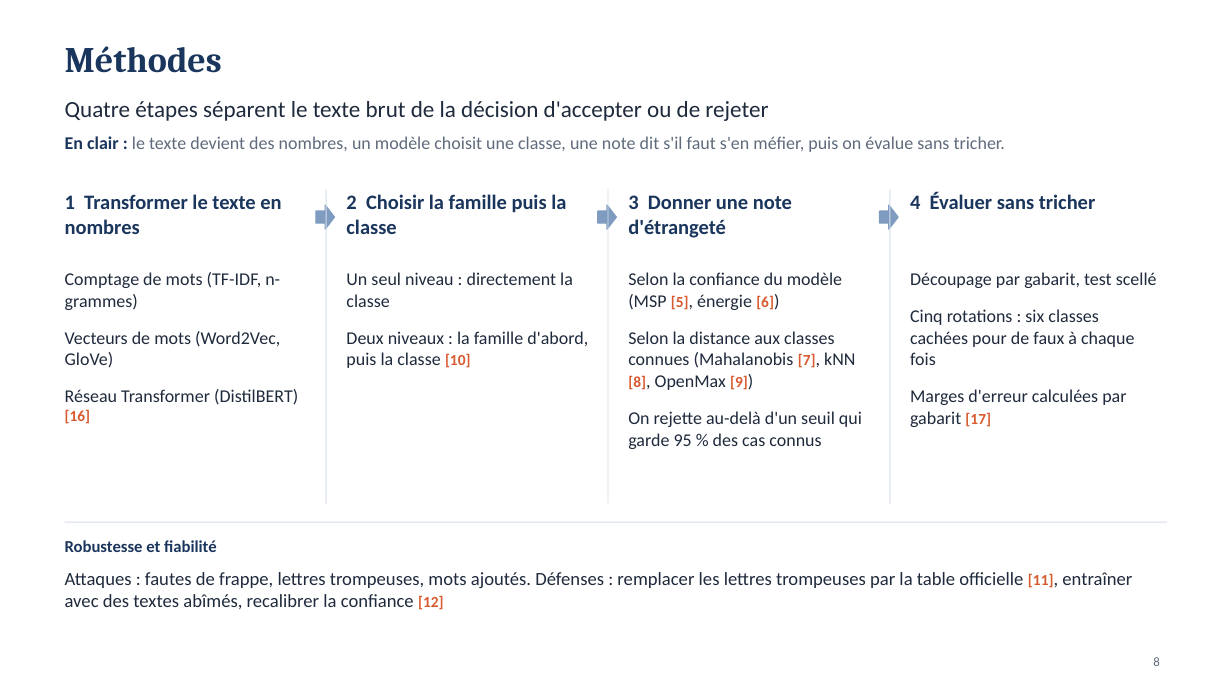
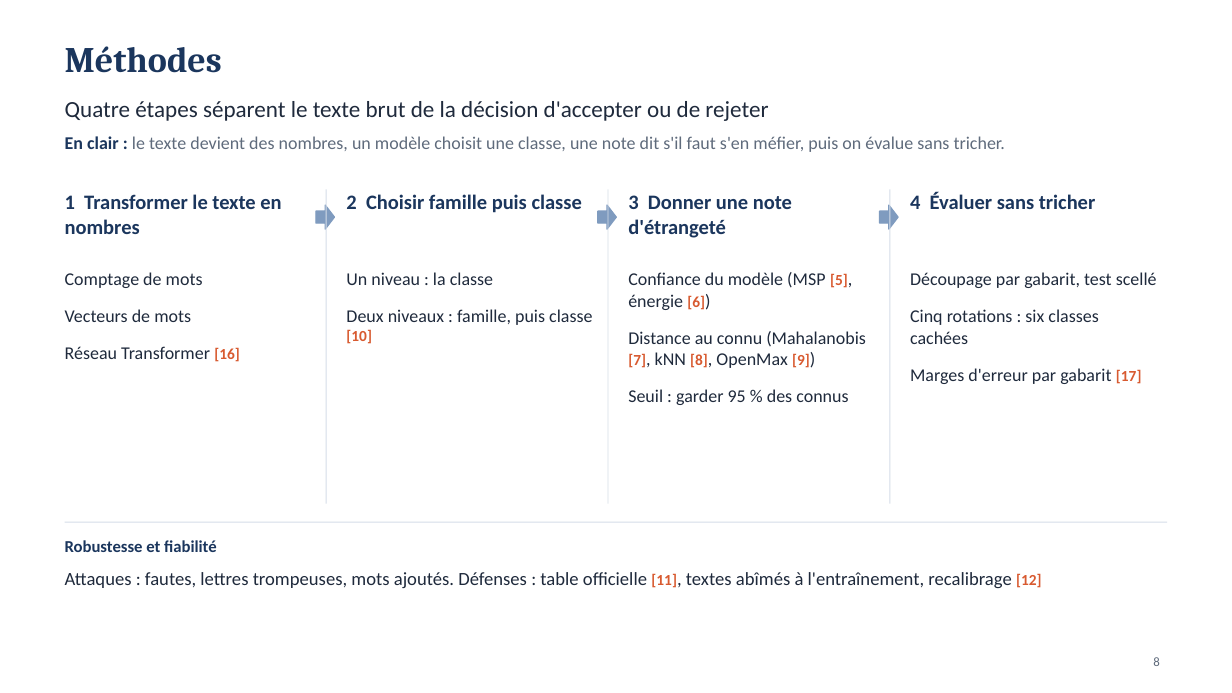
Before and after one commit to MADENIYOU/siem-open-world-log-classification, a slide deck: slide 8 of presentation/Soutenance_SIEM_monde_ouvert.pptx. Drawn at 1232x693 pixels with LibreOffice and Linux fonts; fonts in the diff are those of the drawing. Boxes give left, top, right and bottom in pixels: in the first picture for what was removed or moved away, otherwise in the second. Text is boxed around its words. In the diff, an @@ line names an element or a change of style, - is before the commit and + after.

```diff
--- a/presentation/Soutenance_SIEM_monde_ouvert.pptx
+++ b/presentation/Soutenance_SIEM_monde_ouvert.pptx
@@ text at bbox=[346, 194, 582, 213]: text changed @@
-2 Choisir la famille puis la classe
+2 Choisir famille puis classe
@@ text at bbox=[65, 272, 240, 362]: text changed @@
-Comptage de mots (TF-IDF, n-grammes)
-Vecteurs de mots (Word2Vec, GloVe)
-Réseau Transformer (DistilBERT) [16]
+Comptage de mots
+Vecteurs de mots
+Réseau Transformer [16]
@@ text at bbox=[346, 272, 592, 344]: text changed @@
-Un seul niveau : directement la classe
-Deux niveaux : la famille d'abord, puis la classe [10]
+Un niveau : la classe
+Deux niveaux : famille, puis classe [10]
@@ text at bbox=[628, 272, 866, 405]: text changed @@
-Selon la confiance du modèle (MSP [5], énergie [6])
-Selon la distance aux classes connues (Mahalanobis [7], kNN [8], OpenMax [9])
-On rejette au-delà d'un seuil qui garde 95 % des cas connus
+Confiance du modèle (MSP [5], énergie [6])
+Distance au connu (Mahalanobis [7], kNN [8], OpenMax [9])
+Seuil : garder 95 % des connus
@@ text at bbox=[910, 309, 1142, 384]: text changed @@
-Cinq rotations : six classes cachées pour de faux à chaque fois
-Marges d'erreur calculées par gabarit [17]
+Cinq rotations : six classes cachées
+Marges d'erreur par gabarit [17]
@@ text at bbox=[65, 572, 1042, 588]: text changed @@
-Attaques : fautes de frappe, lettres trompeuses, mots ajoutés. Défenses : remplacer les lettres trompeuses par la table officielle [11], entraîner avec des textes abîmés, recalibrer la confiance [12]
+Attaques : fautes, lettres trompeuses, mots ajoutés. Défenses : table officielle [11], textes abîmés à l'entraînement, recalibrage [12]
```
Also in this commit, not shown: 13 other slides changed, 2 other files.
